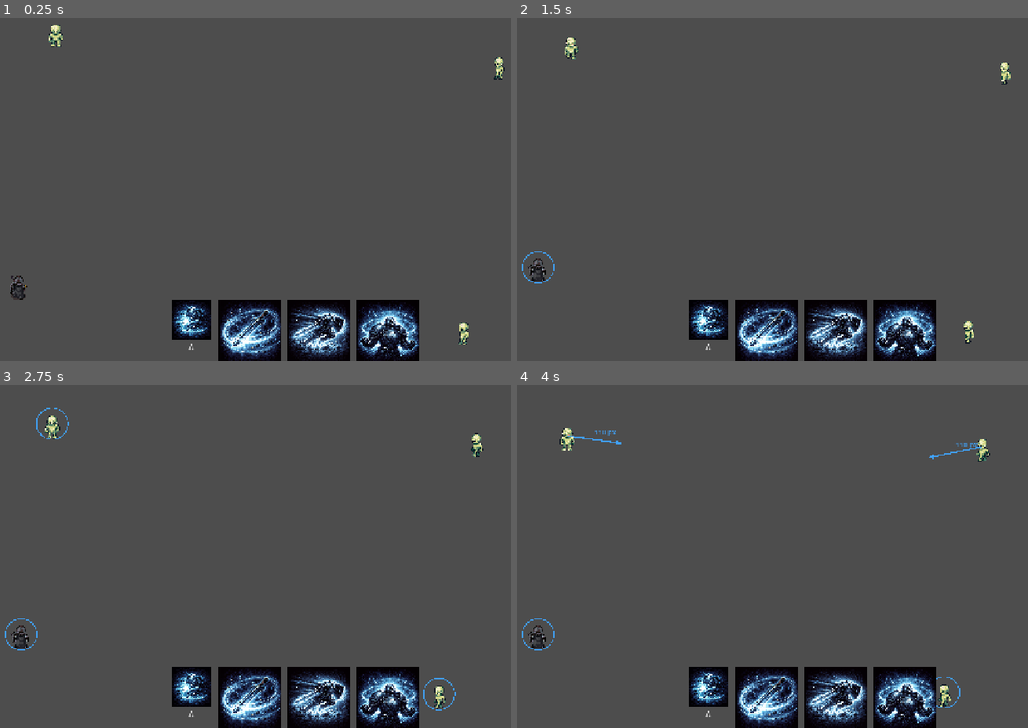
Above: before the commit, frames 1-4 (two rows, left to right).
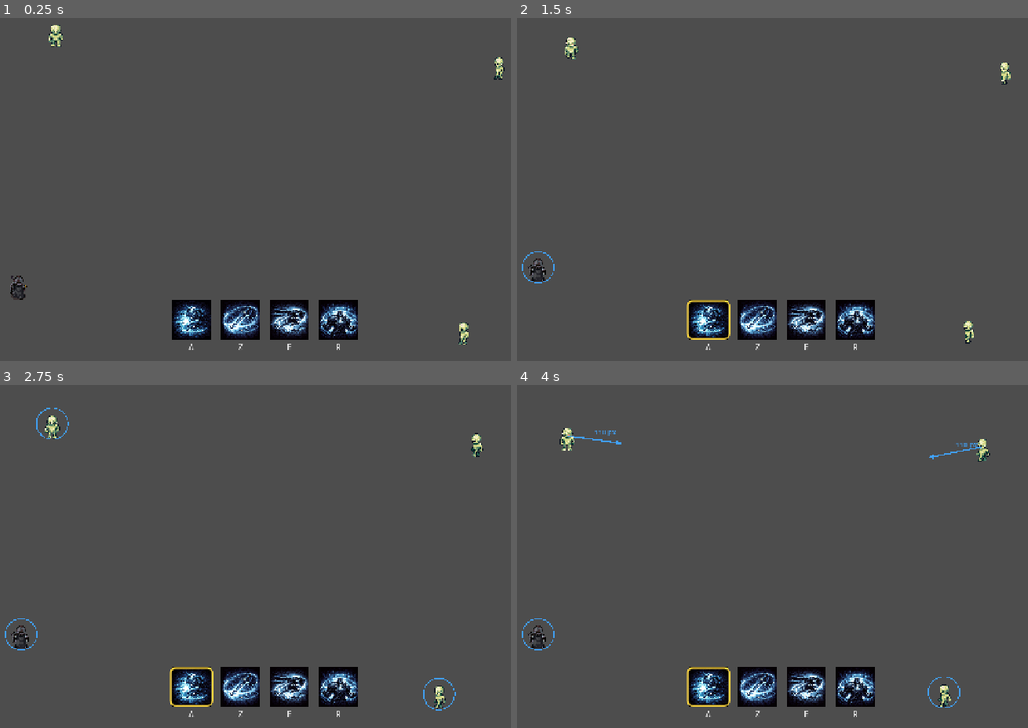
Above: after the commit, the same moments.

Repository: christophedas59/prototype_1
Game: Godot game, scene res://scenes/levels/test_arena.tscn
Two runs of this game, one before a commit and one after it. Both use one fixed random seed, a clock stepped at 60 frames per second and the inputs below. The project has no main scene, so this scene is started directly.
Inputs (mouse positions are in pixels of both pictures, inside the frame that each line leads up to):
- Up to frame 1 (0.25 s): no input
- Up to frame 2 (1.5 s): click (706, 319) at 0.52 s; click (706, 319) at 1.25 s
- Up to frame 3 (2.75 s): tap Enter at 2 s; move the mouse to (403, 532) at 2.02 s; hold D (move_right) from 2.03 s (still down); hold A (ability_1) from 2.03 s (still down); click (403, 532) at 2.17 s
- Up to frame 4 (4 s): release D (move_right) at 2.75 s; release A (ability_1) at 2.75 s; drag from (654, 570) to (537, 635) at 2.77 s; move the mouse to (844, 474) at 3.52 s; hold D (move_right) from 3.53 s (still down); hold E (ability_3) from 3.53 s (still down)

The runs differ from the first frame. In frame 1, 6.2% of the frame differs, in the area x 42-83%, y 82-100%; in frame 2, 6.4%, in the area x 33-83%, y 82-100%; in frame 3, 6.4%; in frame 4, 6.4%.
Error before the commit: Invalid assignment of property or key 'visible' with value of type 'bool' on a base object of type 'null instance'. (res://scripts/ui/ability_bar.gd:52)

Commit message:
Fix ability bar slot node paths under Button

Diff:
--- a/scripts/ui/ability_bar.gd
+++ b/scripts/ui/ability_bar.gd
@@ -35,10 +35,10 @@
 	for index in SLOT_COUNT:
 		var slot_root: Control = get_node("Root/Slots/Slot%d" % index)
 		var button: TextureButton = slot_root.get_node("Button")
-		var cooldown_label: Label = slot_root.get_node("Cooldown")
+		var cooldown_label: Label = button.get_node("Cooldown")
 		var key_label: Label = slot_root.get_node("Key")
-		var cooldown_overlay: TextureProgressBar = slot_root.get_node("CooldownOverlay")
-		var glow: Panel = slot_root.get_node("Glow")
+		var cooldown_overlay: TextureProgressBar = button.get_node("CooldownOverlay")
+		var glow: Panel = button.get_node("Glow")
 
 		button.texture_normal = ICONS[index]
 		button.texture_pressed = ICONS[index]
